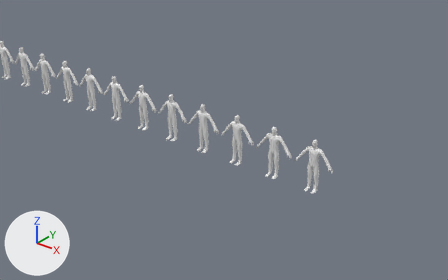
The Blender file Attires/Attires_ALL.blend, before and after one commit.
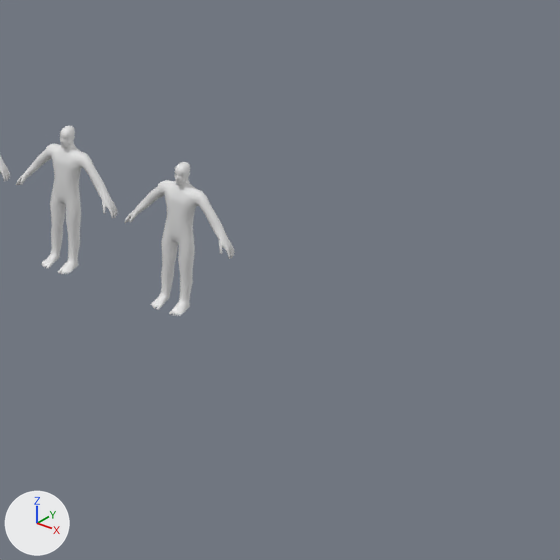
Old and new are each drawn from a camera (50 mm lens) standing at (55.0, -15.09, 36.03) and looking at (44.84, -2.39, 28.16) and again close up on the part from 56% to 100% of the width and 29% to 100% of the height. Arrows for +X, +Y and +Z are at lower left; the lights stay in place. The older version's two pictures come first.

In view in the first close-up: 'PlayerModel.110', 'PlayerModel.111' and 1 more.
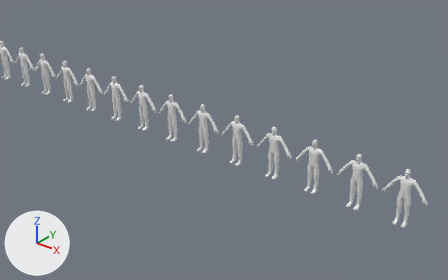
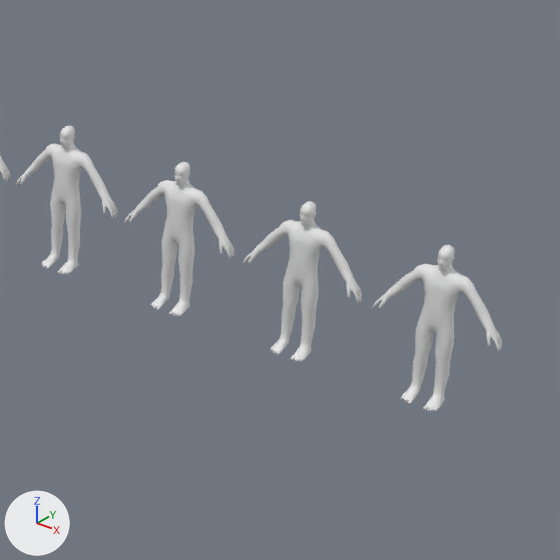
Where the change shows, as pixel boxes [x1, y1, x2, y2] in the close-ups (560 x 560 px):
'PlayerModel.114', added
    after: [372, 245, 502, 411]
'PlayerModel.113', added
    after: [243, 201, 362, 362]

What changed in the scene script:
```text
Add ob_playermodel_114:
    ob_playermodel_114 = bpy.data.objects.new('PlayerModel.114', me_cube_029)
    ob_playermodel_114.location = (49.5, 0.0, 26.0)
    _m = ob_playermodel_114.modifiers.new('Mirror', 'MIRROR')
    _m.use_clip = True
Add ob_playermodel_113:
    ob_playermodel_113 = bpy.data.objects.new('PlayerModel.113', me_cube_029)
    ob_playermodel_113.location = (48.0, 0.0, 26.0)
    _m = ob_playermodel_113.modifiers.new('Mirror', 'MIRROR')
    _m.use_clip = True
```
